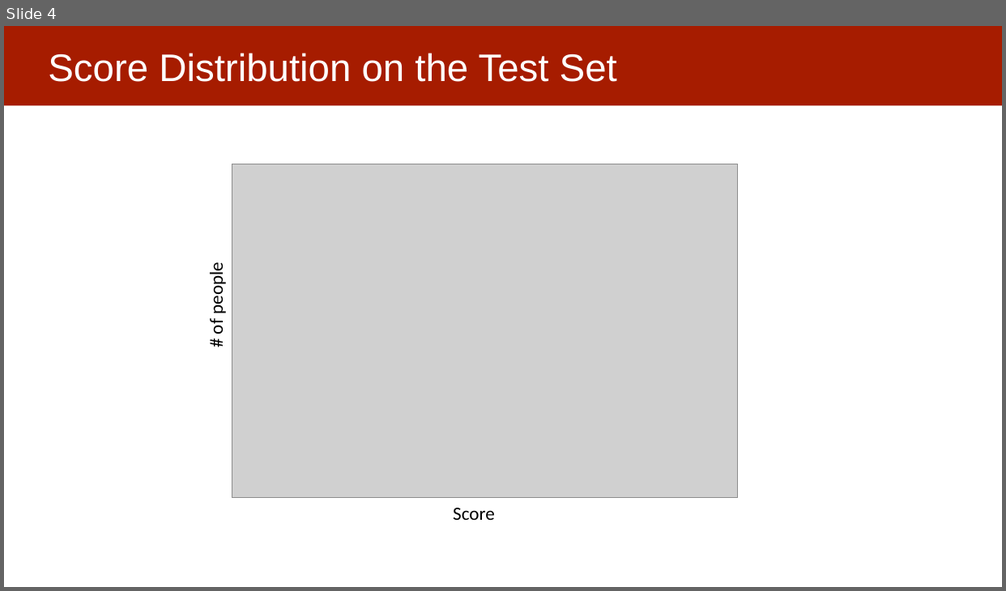
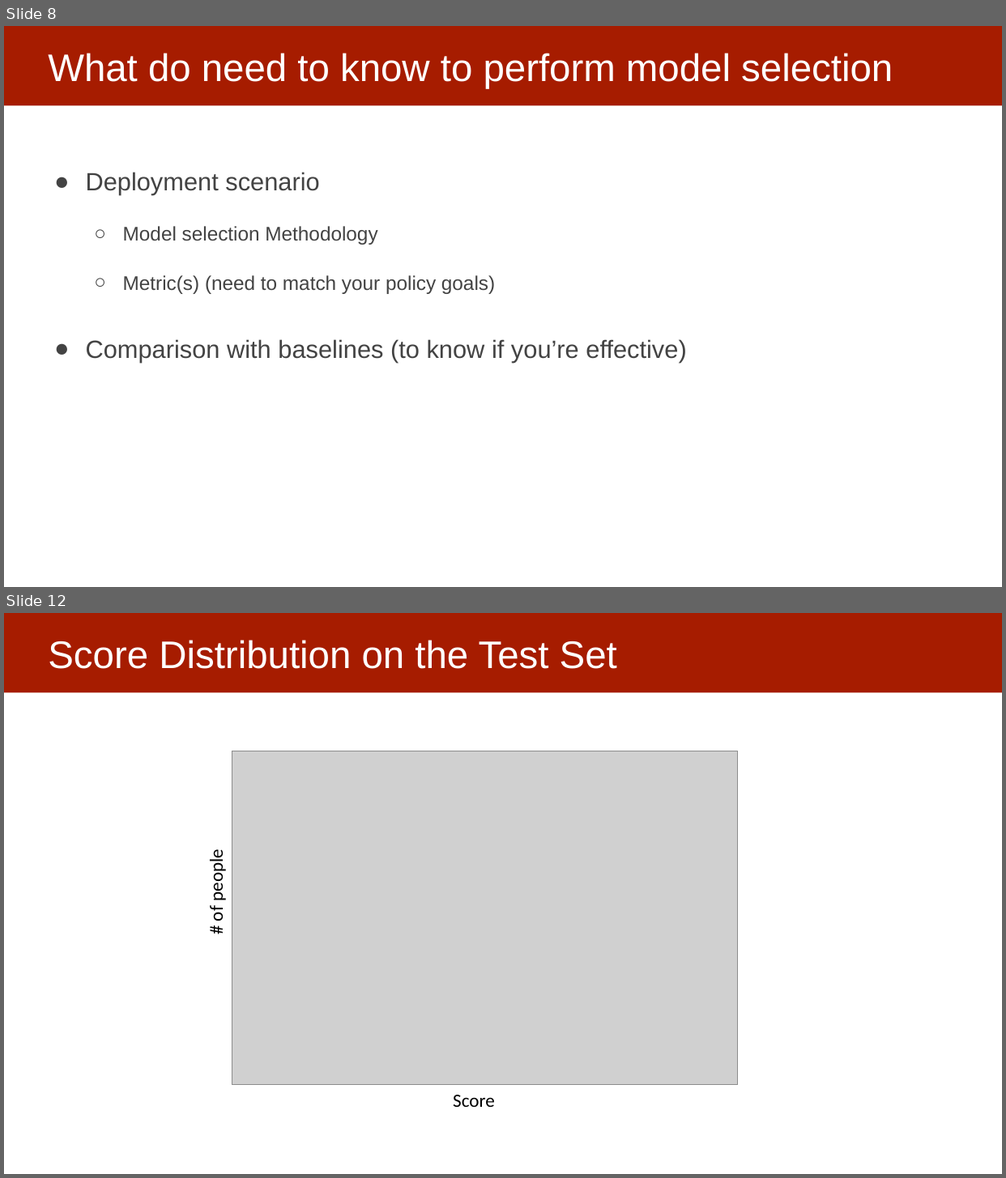
Before and after one commit to dssg/mlforpublicpolicylab, a slide deck: 06 - Performance and Evaluation Pt 1/Model Selection and Validation - Part I.pptx. Shown one above the other, each under a label of ours: slide 4 before the commit, slides 8 and 12 after it; the slides between them are not shown. The pictures are 1006x591 and 1006x1178 pixels, drawn with LibreOffice and Linux fonts; fonts in the diff are those of the drawing; grey boxes stand for pictures. Boxes give left, top, right and bottom in pixels: in the first picture for what was removed or moved away, otherwise in the second. Text is boxed around its words. In the diff, an @@ line names an element or a change of style, - is before the commit and + after.

```diff
--- a/06 - Performance and Evaluation Pt 1/Model Selection and Validation - Part I.pptx
+++ b/06 - Performance and Evaluation Pt 1/Model Selection and Validation - Part I.pptx
@@ slide 8 added at [4,26,1002,587], background #FFFFFF; not listed: 1 template element that a slide beside it also shows @@
@@ title added at [48,53,893,89], 37 pt, text #FFFFFF @@
+What do need to know to perform model selection
@@ text added at [86,172,686,362], 24 pt, text #434343 @@
+● Deployment scenario
+  ○ Model selection Methodology
+  ○ Metric(s) (need to match your policy goals)
+● Comparison with baselines (to know if you’re effective)
@@ what was slide 4 is now slide 12 @@
```
Also in this commit, not shown: 3 slides changed, 8 other slides added, 1 slide removed.
